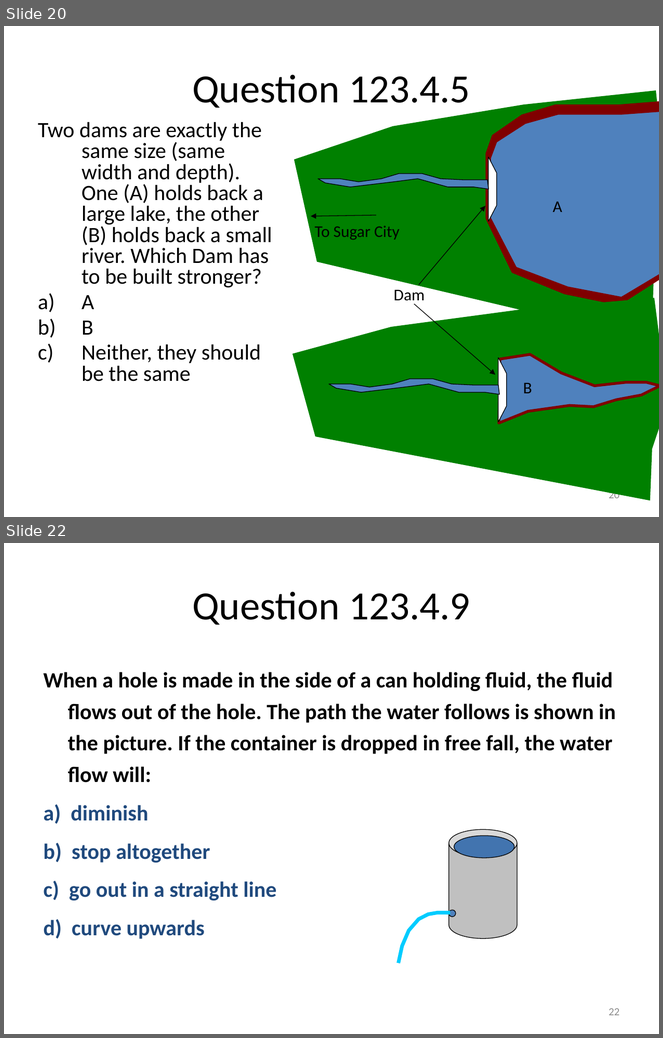
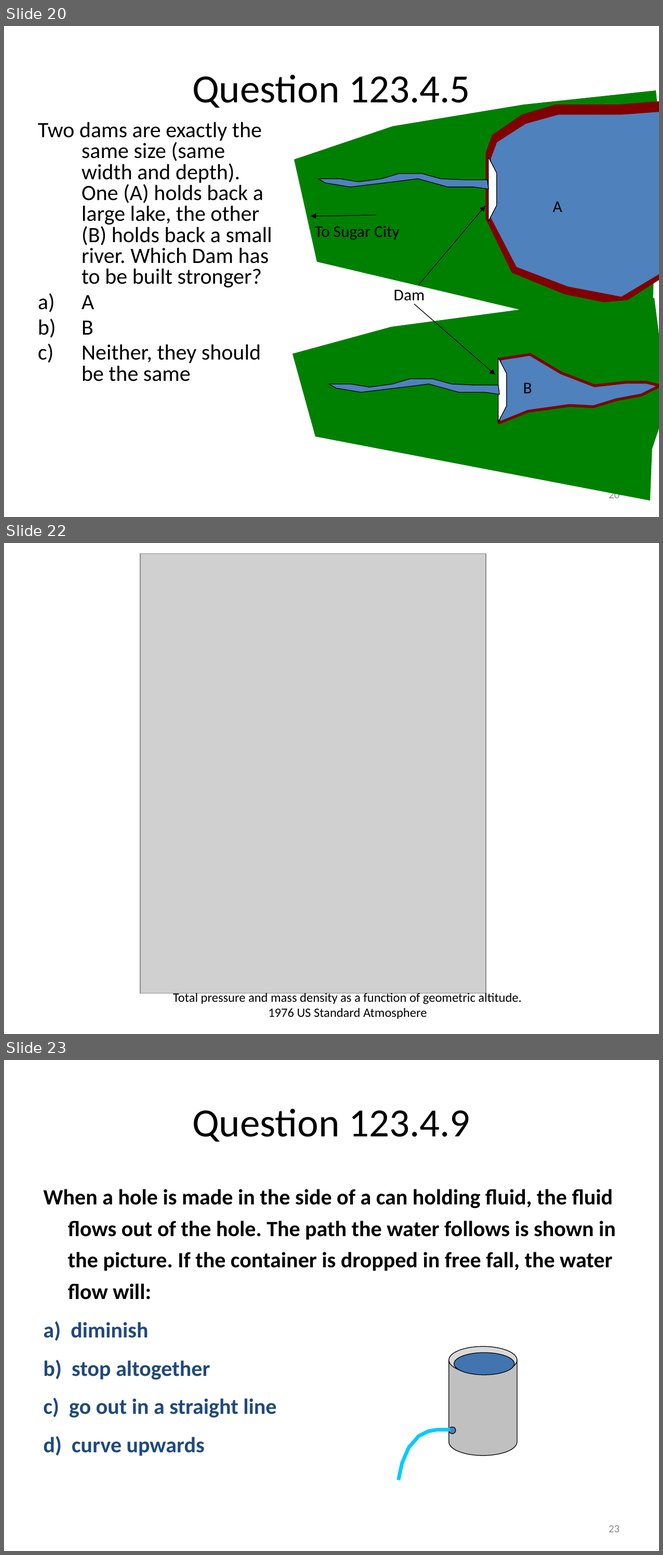
Before and after one commit to rtlines/Introductory-Physics-II, a slide deck: Lecture_Slides/PH 123 Lecture 25.pptx. Shown one above the other, each under a label of ours: slides 20 and 22 before the commit, slides 20, 22 and 23 after it; the slides between them are not shown. The pictures are 663x1038 and 663x1555 pixels, drawn with LibreOffice and Linux fonts; fonts in the diff are those of the drawing; grey boxes stand for pictures. Boxes give left, top, right and bottom in pixels: in the first picture for what was removed or moved away, otherwise in the second. Text is boxed around its words. In the diff, an @@ line names an element or a change of style, - is before the commit and + after.

```diff
--- a/Lecture_Slides/PH 123 Lecture 25.pptx
+++ b/Lecture_Slides/PH 123 Lecture 25.pptx
@@ slide 22 added at <box>4,543,659,1034</box>, background #FFFFFF @@
@@ picture added at <box>140,553,486,993</box> @@
@@ text added at <box>173,992,521,1019</box>, 14 pt, text #000000 @@
+Total pressure and mass density as a function of geometric altitude. 1976 US Standard Atmosphere
@@ what was slide 22 is now slide 23 @@
@@ page number at <box>609,1525,620,1533</box>: text changed @@
-22
+23
```
Also in this commit, not shown: 16 other files.
